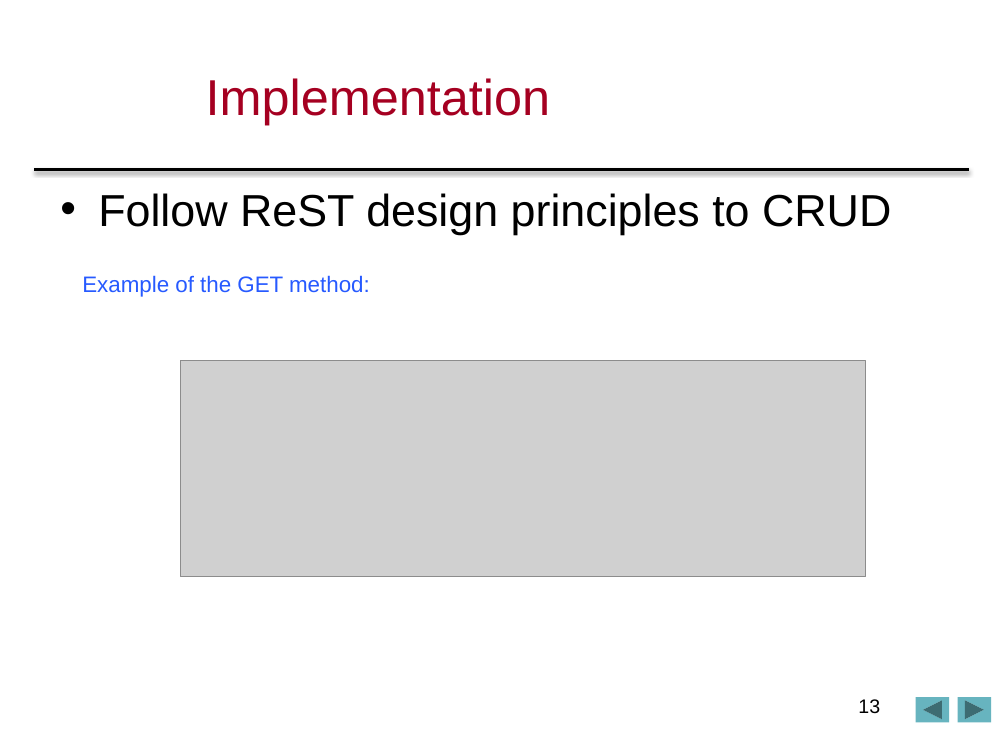
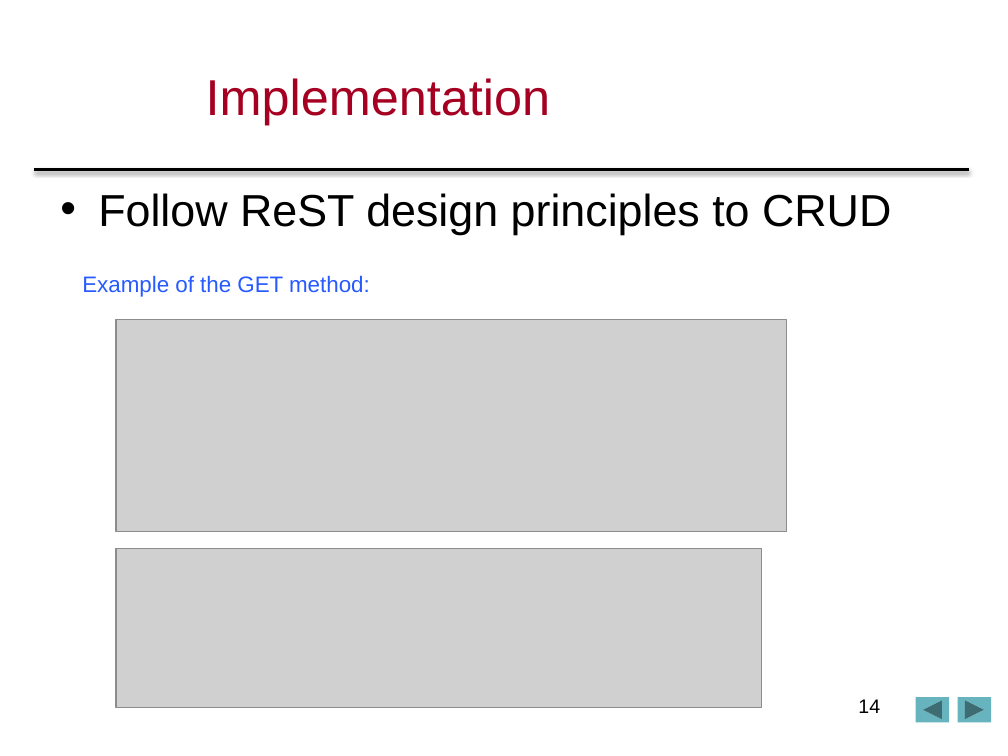
Before and after one commit to sonialin/comp433p2p3, a slide deck: slide 14 of comp433p2p3/COMP433FinalPPT.pptx (slide 13 before the commit). Drawn at 1008x756 pixels with LibreOffice and Linux fonts; fonts in the diff are those of the drawing; grey boxes stand for pictures; background and template pictures are left out. Boxes give left, top, right and bottom in pixels: in the first picture for what was removed or moved away, otherwise in the second. Text is boxed around its words. In the diff, an @@ line names an element or a change of style, - is before the commit and + after.

```diff
--- a/comp433p2p3/COMP433FinalPPT.pptx
+++ b/comp433p2p3/COMP433FinalPPT.pptx
@@ picture: place and size @@
-picture at box(180, 361, 866, 578)
+picture at box(116, 320, 786, 531)
@@ picture added at box(116, 548, 762, 708) @@
@@ page number at box(858, 699, 880, 713): text changed @@
-13
+14
```
Also in this commit, not shown: 5 other slides changed, 1 slide added, 1 other file.
